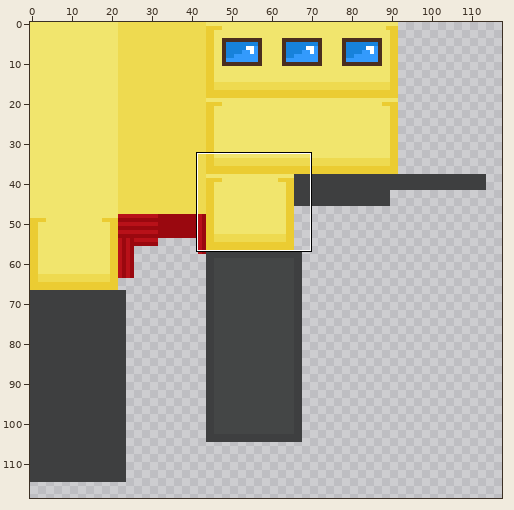
File history of a sprite sheet, Pandamonium3DPlat/Content/Models/Textures/building1_texture.png. The first picture is a wide view before the edit; the outline marks the close-up.
Close-up. First the earlier version:
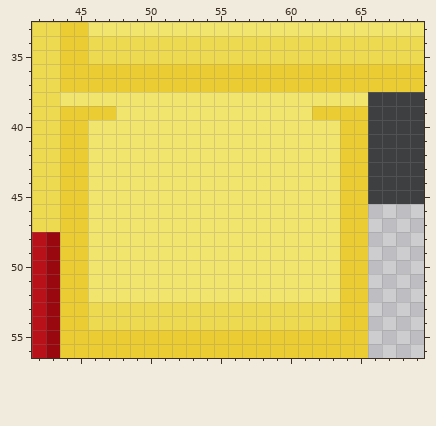
The file is 128x128 pixels. Shown: x 42..69, y 33..56. The wide view leaves out empty margins.
The same view after the edit:
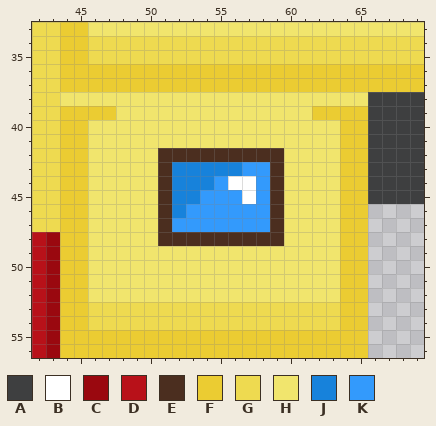
Palette (. is transparent): A #3e3f40  B #ffffff  C #9a080f  D #b81119  E #4b2e1f  F #ebcc32  G #eeda50  H #f1e56d  J #1782db  K #339afc
From old to new:
@@ x 49..61 @@
 41 HHHHHHHHHHHHH
-42 HHHHHHHHHHHHH
-43 HHHHHHHHHHHHH
-44 HHHHHHHHHHHHH
-45 HHHHHHHHHHHHH
-46 HHHHHHHHHHHHH
-47 HHHHHHHHHHHHH
-48 HHHHHHHHHHHHH
+42 HHEEEEEEEEEHH
+43 HHEJJJJJKKEHH
+44 HHEJJJKBBKEHH
+45 HHEJJKKKBKEHH
+46 HHEJKKKKKKEHH
+47 HHEKKKKKKKEHH
+48 HHEEEEEEEEEHH
 49 HHHHHHHHHHHHH
Changed places in both close-ups, as pixel boxes (x1, y1, x2, y2):
changed: (158, 148, 284, 246)
